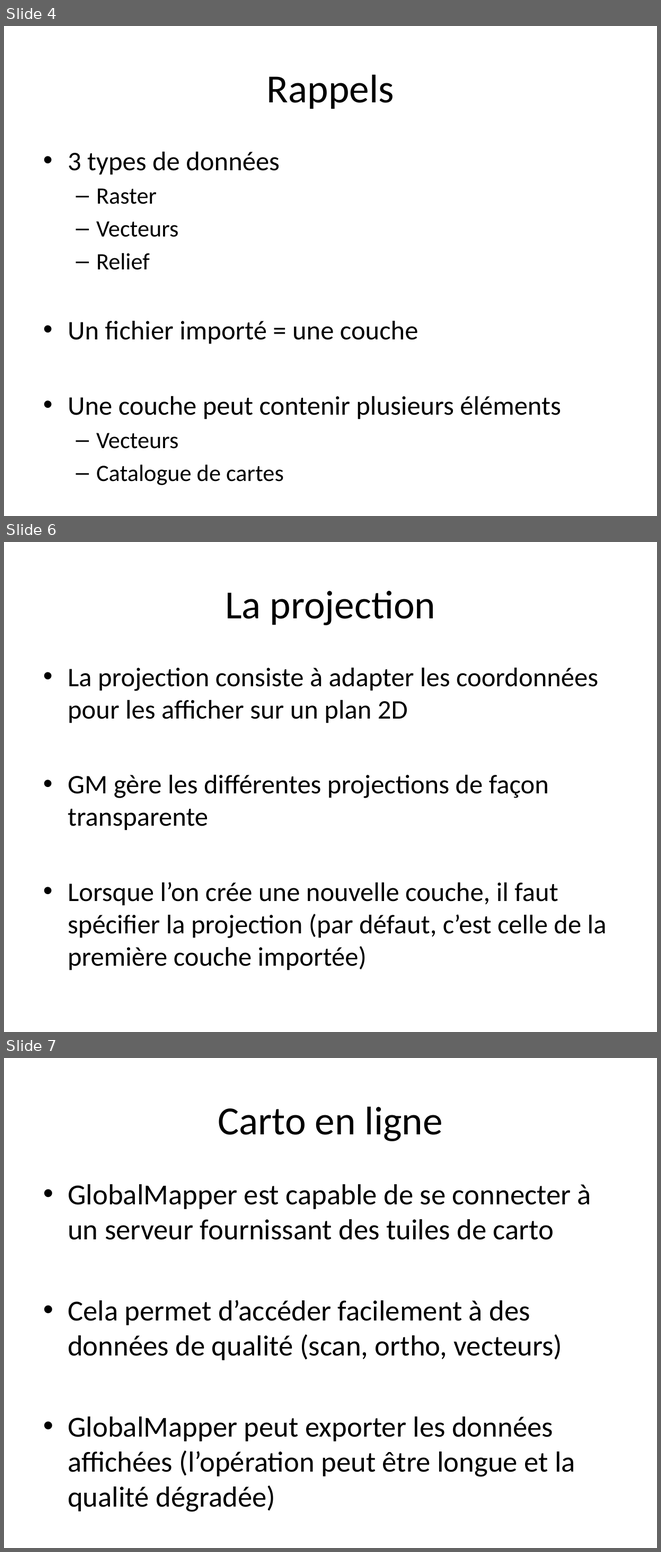
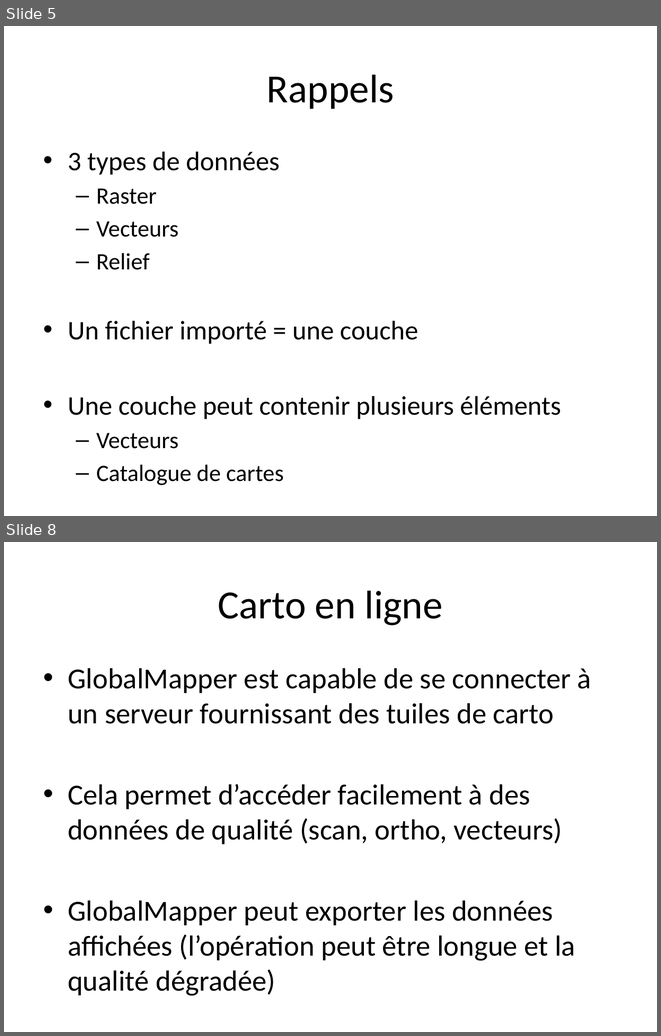
Before and after one commit to 20100dbg/OutilsGeo, a slide deck: cours/GM - Perfectionnement.pptx. Shown one above the other, each under a label of ours: slides 4, 6 and 7 before the commit, slides 5 and 8 after it; the slides between them are not shown. The pictures are 661x1552 and 661x1036 pixels, drawn with LibreOffice and Linux fonts; fonts in the diff are those of the drawing; background and template pictures are left out. Boxes give left, top, right and bottom in pixels: in the first picture for what was removed or moved away, otherwise in the second. Text is boxed around its words. In the diff, an @@ line names an element or a change of style, - is before the commit and + after.

```diff
--- a/cours/GM - Perfectionnement.pptx
+++ b/cours/GM - Perfectionnement.pptx
@@ slide 6 removed at <box>4,542,657,1032</box>, background picture (left out) @@
@@ title removed at <box>225,591,436,625</box> @@
-La projection
@@ text removed at <box>68,668,607,970</box> @@
-• La projection consiste à adapter les coordonnées pour les afficher sur un plan 2D
-• GM gère les différentes projections de façon transparente
-• Lorsque l’on crée une nouvelle couche, il faut spécifier la projection (par défaut, c’est celle de la première couche importée)
@@ what was slide 4 is now slide 5 @@
@@ what was slide 7 is now slide 8 @@
```
Also in this commit, not shown: 5 slides changed, 2 slides added, 1 other slide removed, 11 other files.
